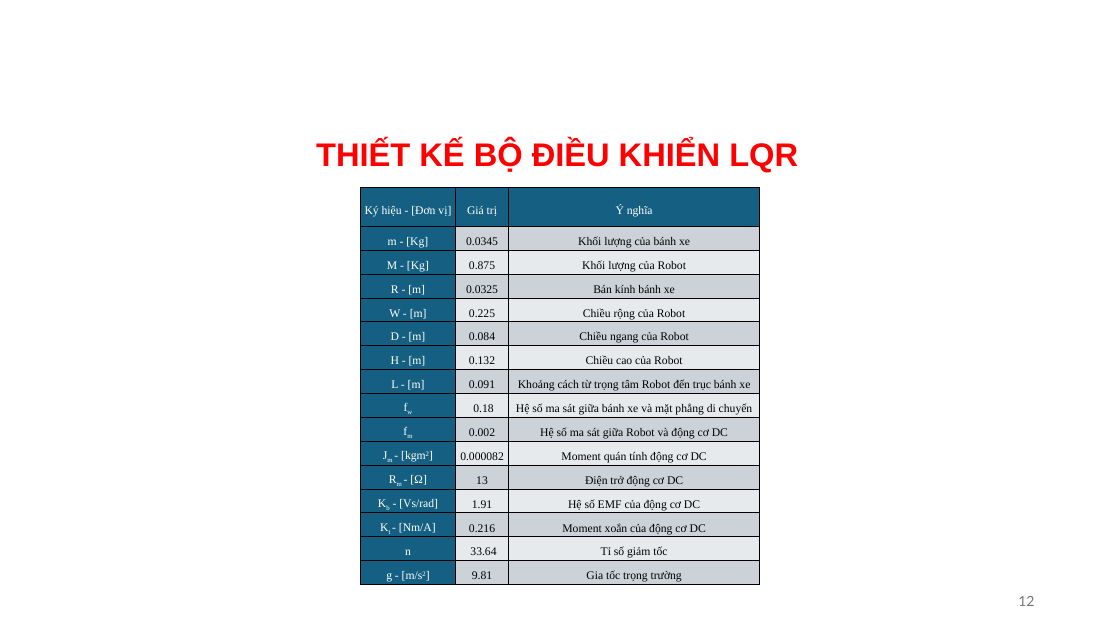
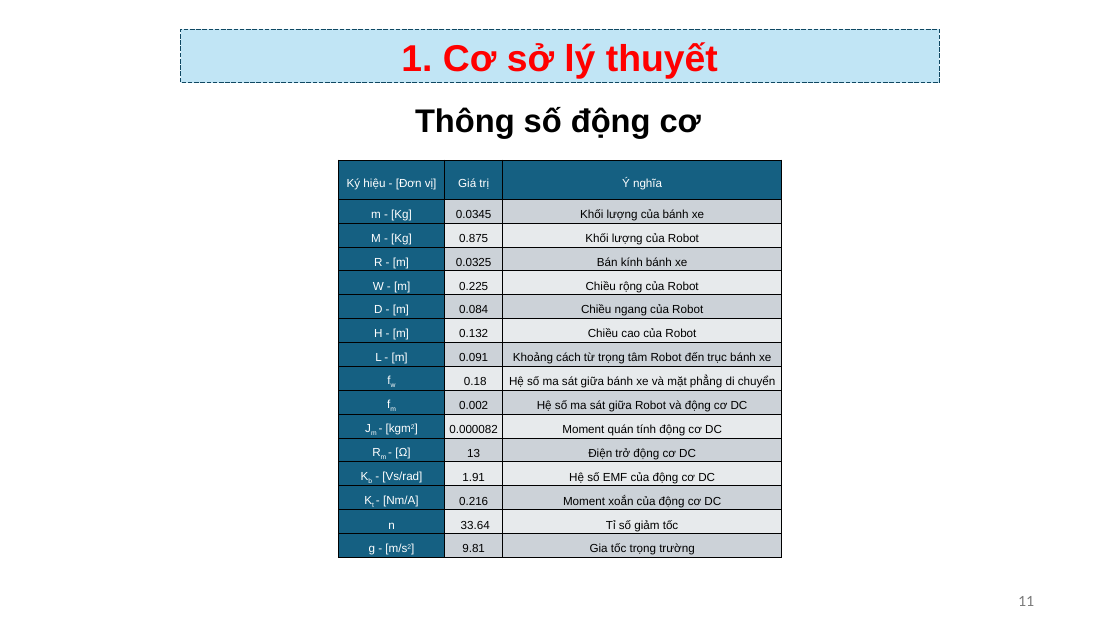
Before and after one commit to TIENPHAT2003/STM32, a slide deck: slide 11 of BaoCaoDADKTD.pptx (slide 12 before the commit). Drawn at 1120x630 pixels with LibreOffice and Linux fonts; fonts in the diff are those of the drawing; background and template pictures are left out. Boxes give left, top, right and bottom in pixels: in the first picture for what was removed or moved away, otherwise in the second. Text is boxed around its words. In the diff, an @@ line names an element or a change of style, - is before the commit and + after.

```diff
--- a/BaoCaoDADKTD.pptx
+++ b/BaoCaoDADKTD.pptx
@@ rectangle added at (181,29,939,83), fill #C1E5F5, outline #104862 0.75 pt dashed, 32 pt, text #FF0000, bold @@
+1. Cơ sở lý thuyết
@@ text added at (415,107,701,137), 28 pt, text #000000, bold @@
+Thông số động cơ
@@ text removed at (316,140,798,172) @@
-THIẾT KẾ BỘ ĐIỀU KHIỂN LQR
@@ table at (339,160,782,559) @@
@@ font Times New Roman to Arial @@
@@ table: place and size @@
-table at (360,187,760,586)
+table at (339,160,782,559)
@@ page number at (1018,596,1034,606): text changed @@
-12
+11
```
Also in this commit, not shown: 7 other slides changed, 9 slides added, 7 slides removed, 3 other files.
